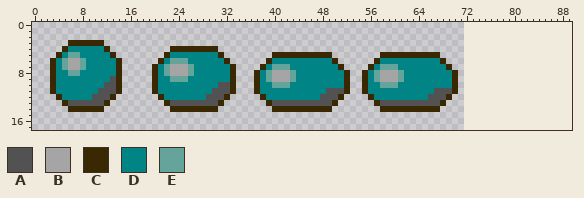
Two versions of one sprite sheet, new-game-project/assets/bouncing_ball.png. The picture above is the old version.
The file is 72x18 pixels. The old version is drawn lined up with the new one, on the new canvas.
Palette (. is transparent): A #525252  B #a5a5a5  C #3a2802  D #008486  E #65a49b
Pixels before, first column x 3:
 3 ...CCCCCC...........................................................
 4 ..CDDDDDDC..........CCCCCCCC........................................
 5 .CDEEDDDDDC........CDDDDDDDDC........CCCCCCCCCC........CCCCCCCCCC...
 6 CDEBBEDDDDDC......CDEEEDDDDDDC......CDDDDDDDDDDC......CDDDDDDDDDDC..
 7 CDEBBEDDDDDC.....CDEBBBEDDDDDDC....CDEEEDDDDDDDDC....CDEEEDDDDDDDDC.
 8 CDDEEDDDDDDC.....CDEBBBEDDDDDDC...CDEBBBEDDDDDDDDC..CDEBBBEDDDDDDDDC
 9 CDDDDDDDDDAC.....CDDEEEDDDDDDDC...CDEBBBEDDDDDDDDC..CDEBBBEDDDDDDDDC
10 CDDDDDDDDAAC.....CDDDDDDDDDDAAC...CDDEEEDDDDDDDDDC..CDDEEEDDDDDDDDDC
11 CDDDDDDDAAAC.....CDDDDDDDDDAAAC...CDDDDDDDDDDDAAAC..CDDDDDDDDDDDAAAC
12 .CDDDDDAAAC.......CDDDDDDDAAAC.....CDDDDDDDDDAAAC....CDDDDDDDDDAAAC.
13 ..CAAAAAAC.........CAAAAAAAAC.......CAAAAAAAAAAC......CAAAAAAAAAAC..
14 ...CCCCCC...........CCCCCCCC.........CCCCCCCCCC........CCCCCCCCCC...
And afterwards:
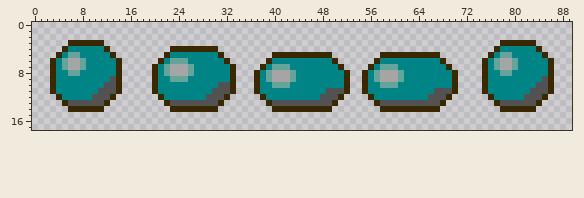
Changes in this commit:
canvas 72x18 -> 90x18
Changed rows in their new state; - is an unchanged pixel.
first column x 75:
 3 ---CCCCCC---
 4 --CDDDDDDC--
 5 -CDEEDDDDDC-
 6 CDEBBEDDDDDC
 7 CDEBBEDDDDDC
 8 CDDEEDDDDDDC
 9 CDDDDDDDDDAC
10 CDDDDDDDDAAC
11 CDDDDDDDAAAC
12 -CDDDDDAAAC-
13 --CAAAAAAC--
14 ---CCCCCC---
